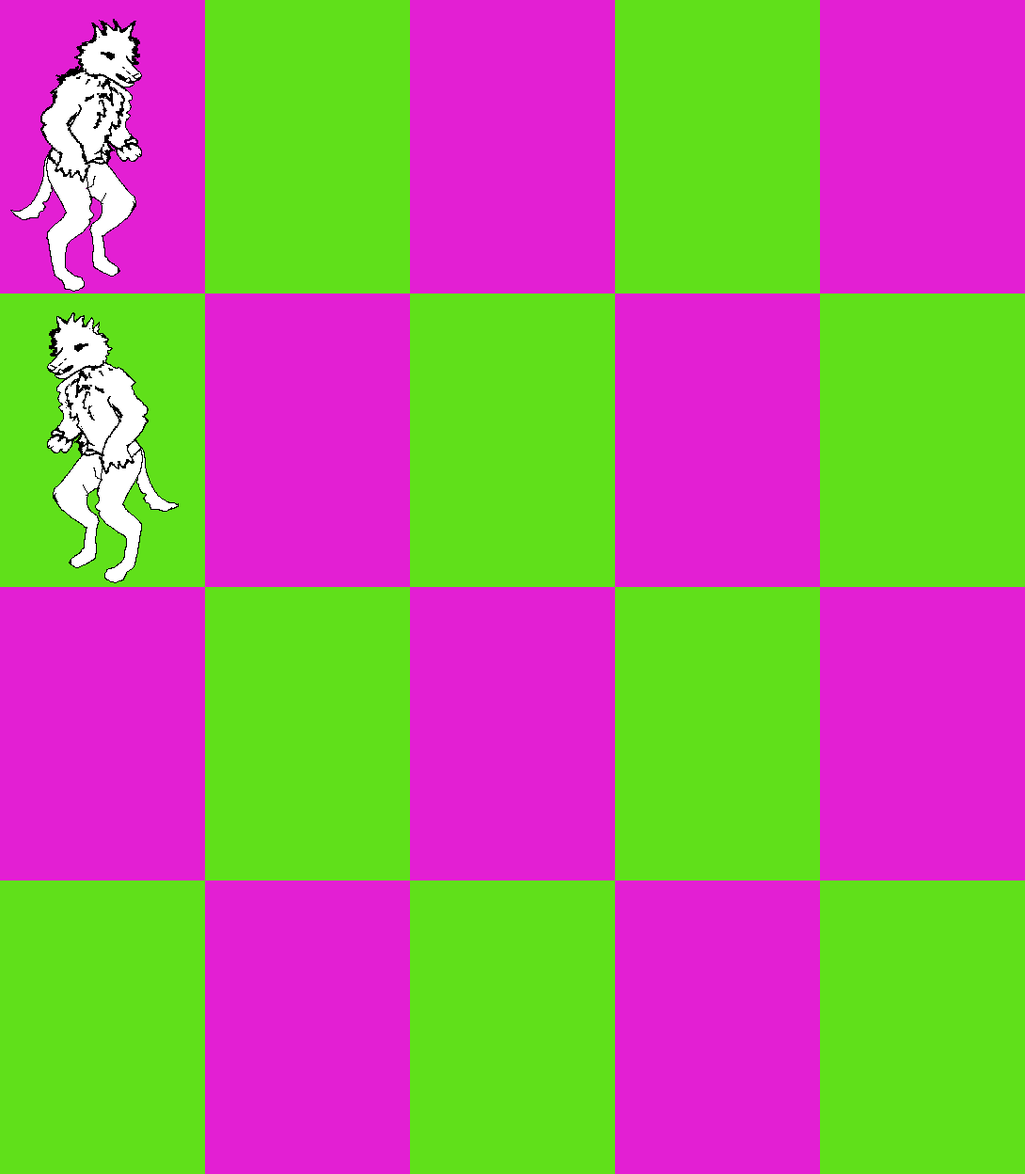
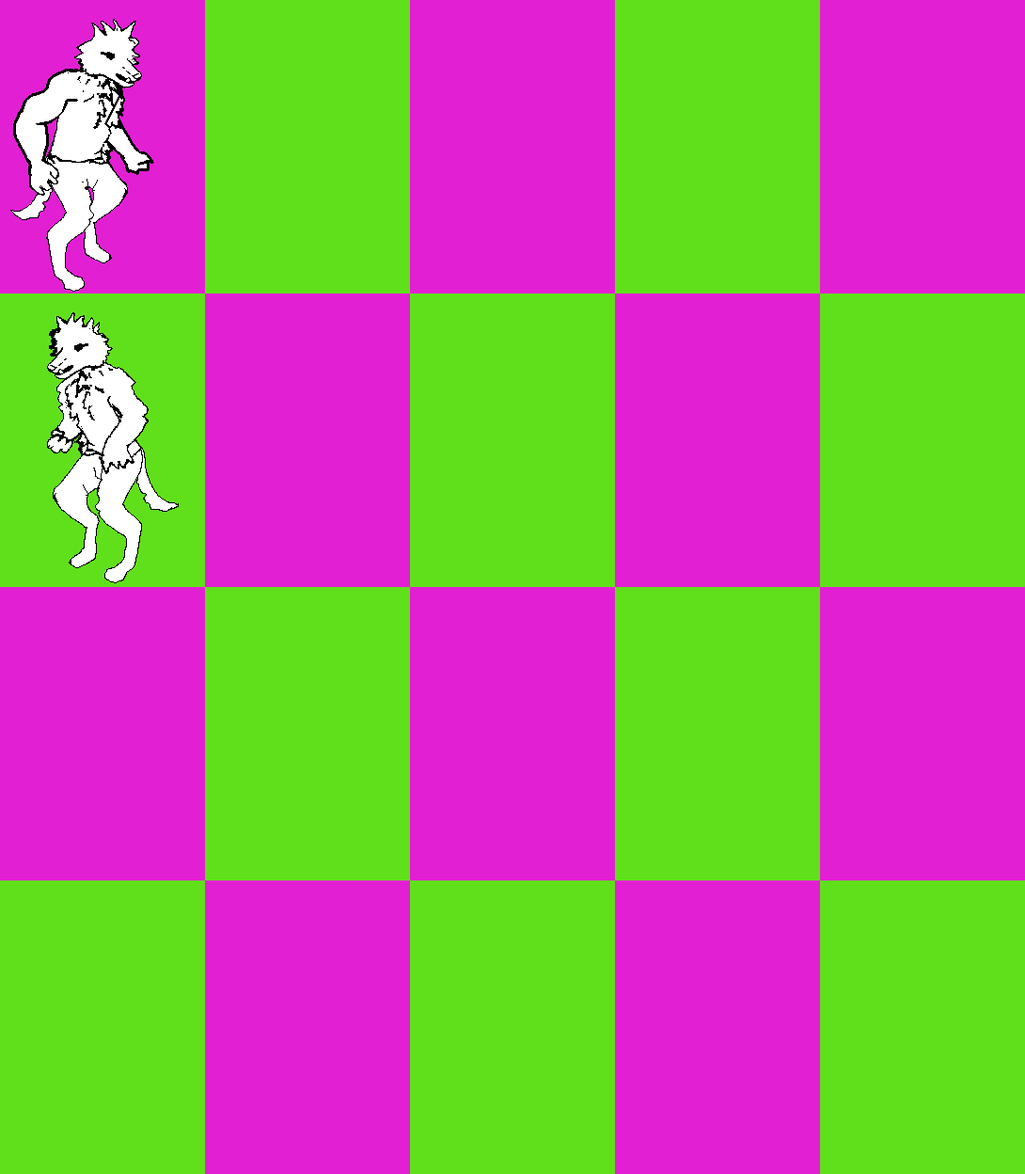
Comparing the layer stacks of the two (1025, 1174) images. Changes:
renamed "Pasted Layer #1" to "Pasted Layer #2", painted on it over [left=13, top=19, right=155, bottom=277]
